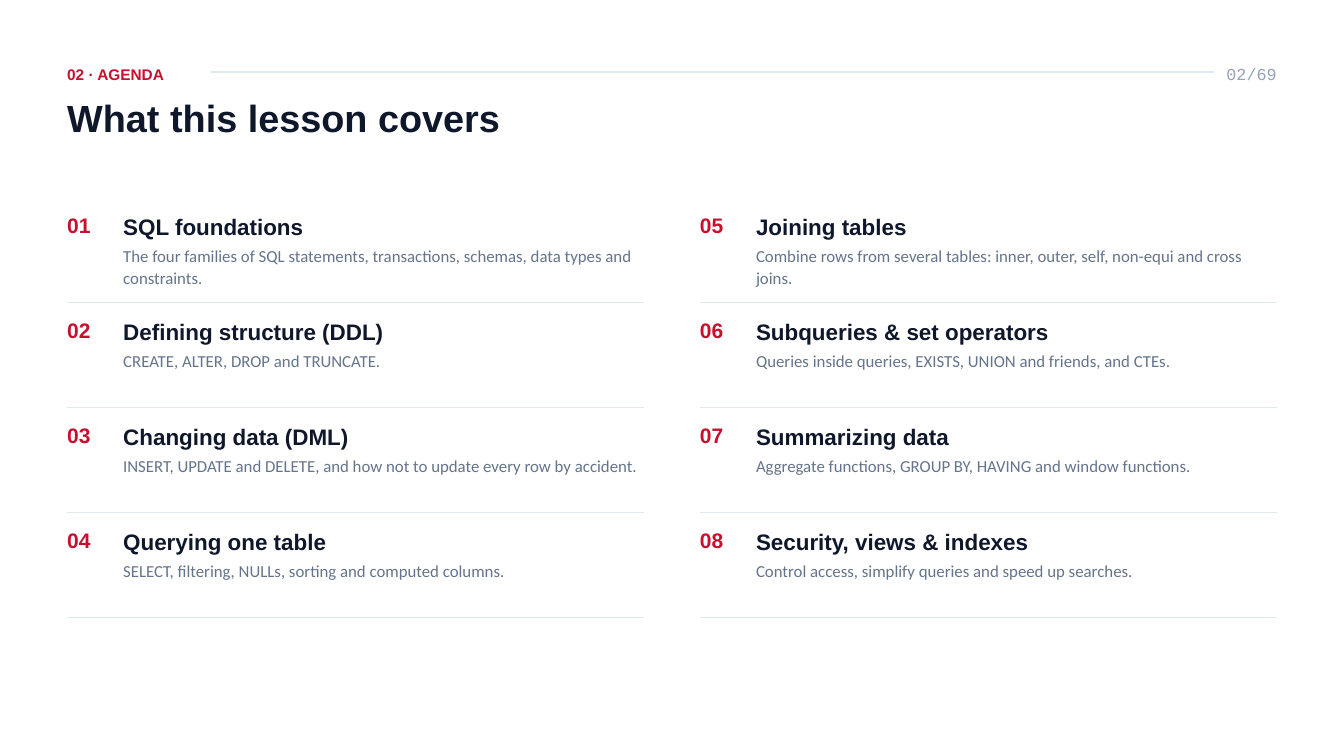
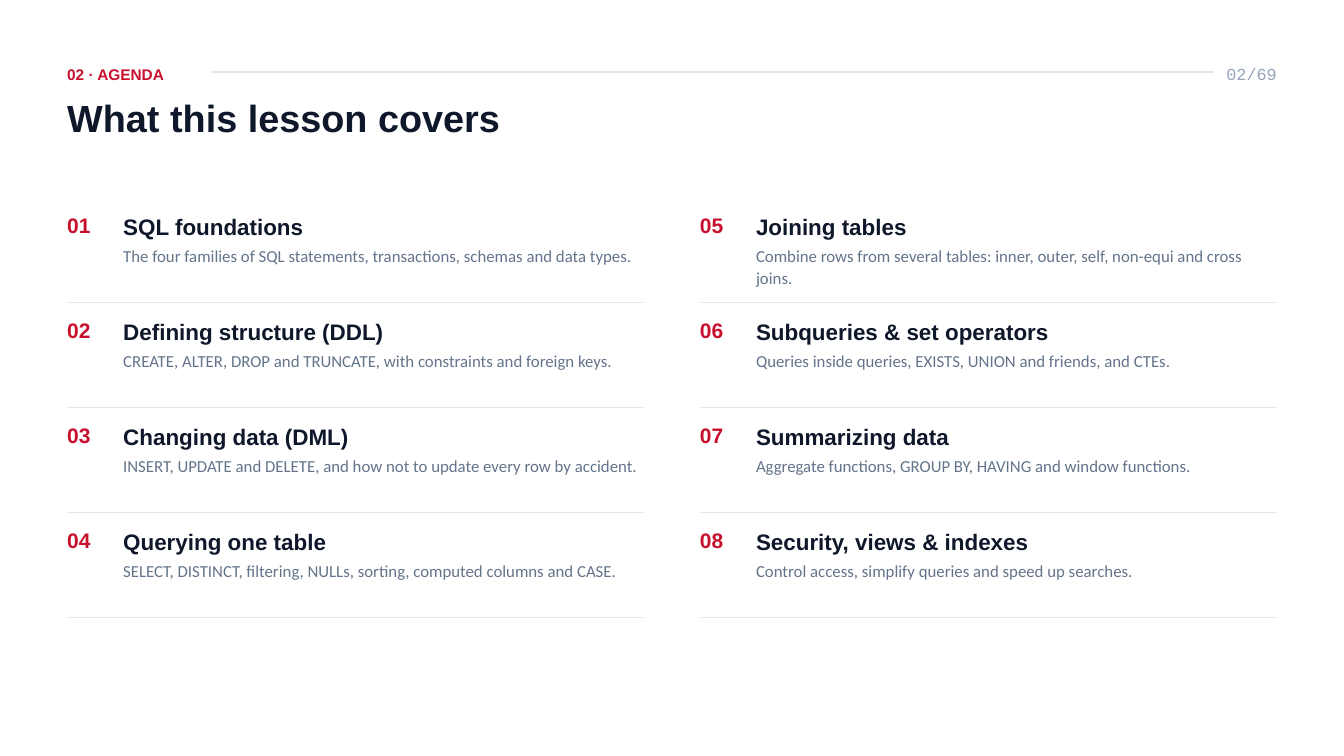
Before and after one commit to ahmedatef2007/db-slides, a slide deck: slide 2 of pptx/ITI_Database_Course_Lesson_4_SQL.pptx. Drawn at 1344x756 pixels with LibreOffice and Linux fonts; fonts in the diff are those of the drawing. Boxes give left, top, right and bottom in pixels: in the first picture for what was removed or moved away, otherwise in the second. Text is boxed around its words. In the diff, an @@ line names an element or a change of style, - is before the commit and + after.

```diff
--- a/pptx/ITI_Database_Course_Lesson_4_SQL.pptx
+++ b/pptx/ITI_Database_Course_Lesson_4_SQL.pptx
@@ text at [123,250,631,265]: text changed @@
-The four families of SQL statements, transactions, schemas, data types and constraints.
+The four families of SQL statements, transactions, schemas and data types.
@@ text at [123,355,612,370]: text changed @@
-CREATE, ALTER, DROP and TRUNCATE.
+CREATE, ALTER, DROP and TRUNCATE, with constraints and foreign keys.
@@ text at [123,565,616,580]: text changed @@
-SELECT, filtering, NULLs, sorting and computed columns.
+SELECT, DISTINCT, filtering, NULLs, sorting, computed columns and CASE.
```
Also in this commit, not shown: 3 other slides changed, 8 other files.
